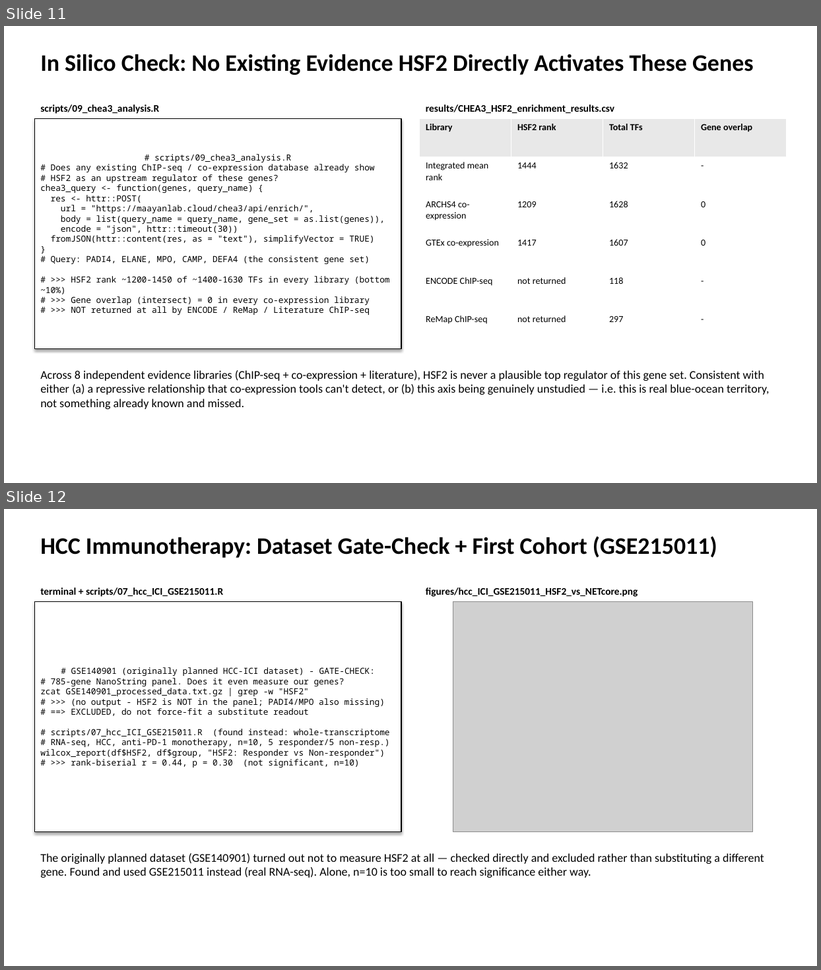
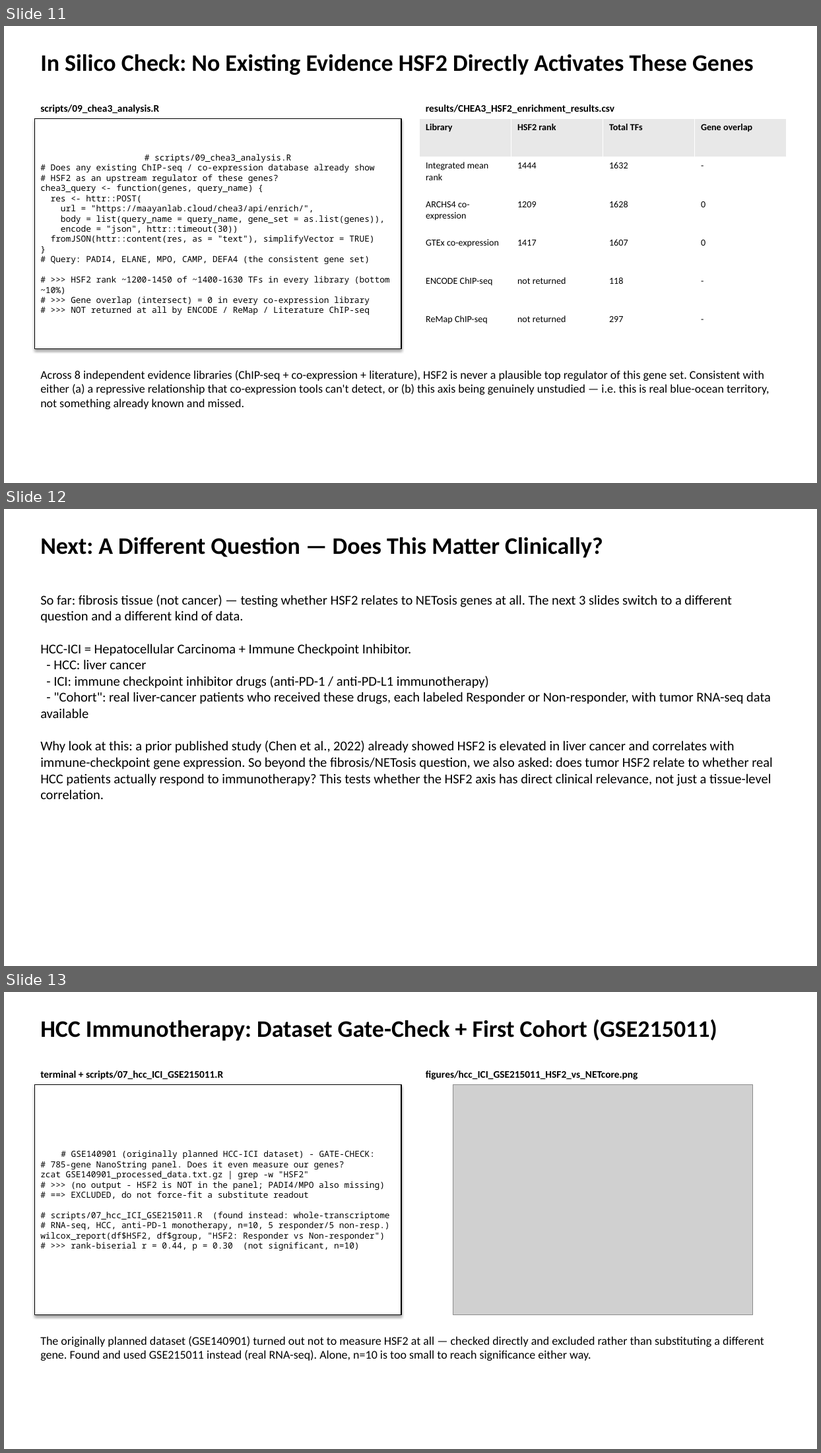
Before and after one commit to bioinform25/project2, a slide deck: presentation/dry_lab_summary.pptx. Shown one above the other, each under a label of ours: slides 11 and 12 before the commit, slides 11, 12 and 13 after it. The pictures are 821x970 and 821x1453 pixels, drawn with LibreOffice and Linux fonts; fonts in the diff are those of the drawing; grey boxes stand for pictures. Boxes give left, top, right and bottom in pixels: in the first picture for what was removed or moved away, otherwise in the second. Text is boxed around its words. In the diff, an @@ line names an element or a change of style, - is before the commit and + after.

```diff
--- a/presentation/dry_lab_summary.pptx
+++ b/presentation/dry_lab_summary.pptx
@@ slide 12 added at box(4, 509, 817, 966), background #FFFFFF @@
@@ text added at box(40, 537, 603, 558), 28 pt, text #000000, bold @@
+Next: A Different Question — Does This Matter Clinically?
@@ text added at box(40, 595, 773, 799), 16 pt, text #000000 @@
+So far: fibrosis tissue (not cancer) — testing whether HSF2 relates to NETosis genes at all. The next 3 slides switch to a different question and a different kind of data.
+HCC-ICI = Hepatocellular Carcinoma + Immune Checkpoint Inhibitor.
+- HCC: liver cancer
+- ICI: immune checkpoint inhibitor drugs (anti-PD-1 / anti-PD-L1 immunotherapy)
+- "Cohort": real liver-cancer patients who received these drugs, each labeled Responder or Non-responder, with tumor RNA-seq data available
+Why look at this: a prior published study (Chen et al., 2022) already showed HSF2 is elevated in liver cancer and correlates with immune-checkpoint gene expression. So beyond the fibrosis/NETosis question, we also asked: does tumor HSF2 relate to whether real HCC patients actually respond to immunotherapy? This tests whether the HSF2 axis has direct clinical relevance, not just a tissue-level correlation.
@@ what was slide 12 is now slide 13 @@
```
Also in this commit, not shown: 1 slide changed, 1 other file.
